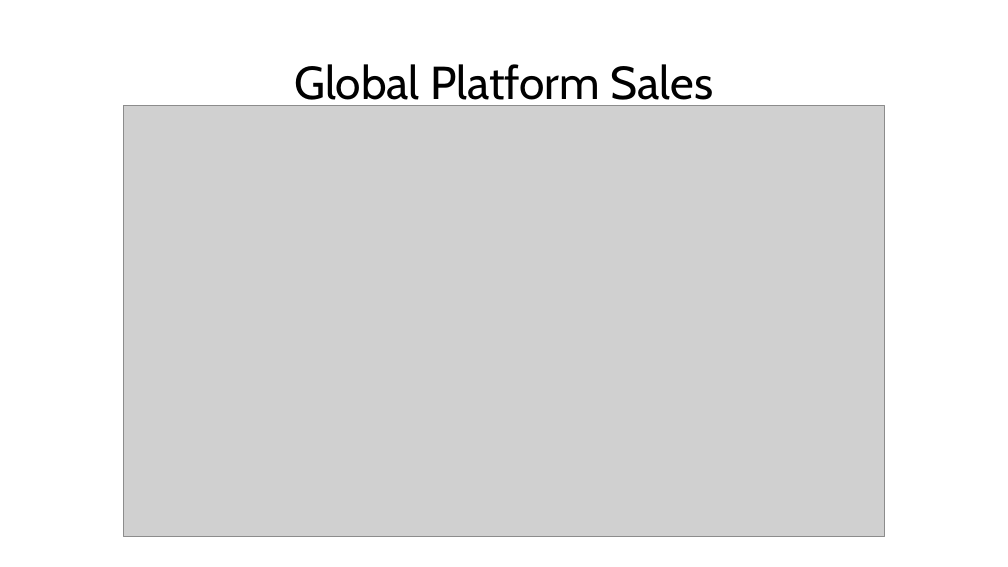
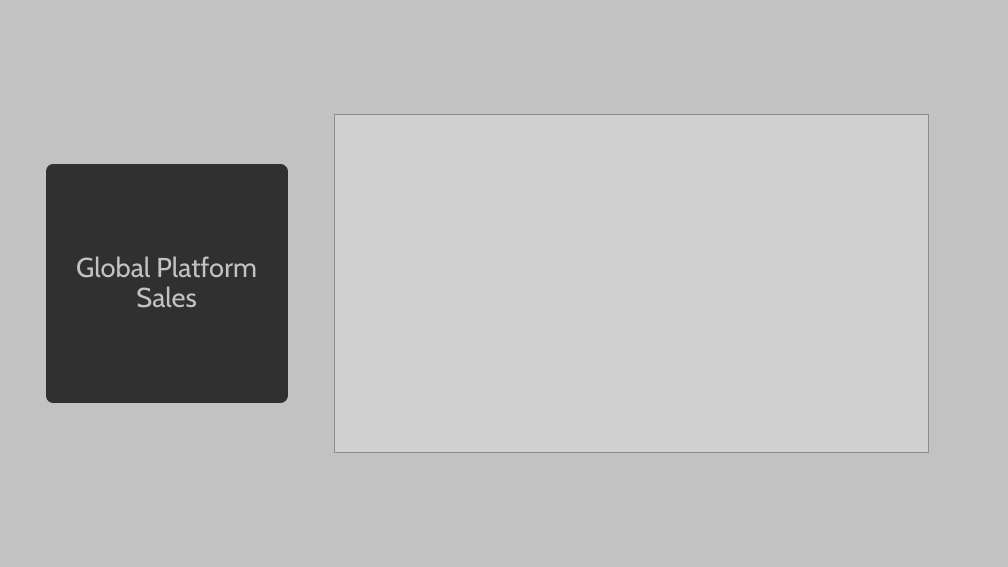
Before and after one commit to CymbalOfJoy/Project_1-Group_3, a slide deck: slide 3 of Power Point/Group 3 Presentation.pptx. Drawn at 1008x567 pixels with LibreOffice and Linux fonts; fonts in the diff are those of the drawing; grey boxes stand for pictures. Boxes give left, top, right and bottom in pixels: in the first picture for what was removed or moved away, otherwise in the second. Text is boxed around its words. In the diff, an @@ line names an element or a change of style, - is before the commit and + after.

```diff
--- a/Power Point/Group 3 Presentation.pptx
+++ b/Power Point/Group 3 Presentation.pptx
@@ background #FFFFFF to #C2C2C2 @@
@@ picture: place and size @@
-picture at <box>123,105,885,537</box>
+picture at <box>334,115,929,452</box>
@@ title "Global Platform Sales": place and size @@
-title "Global Platform Sales" at <box>294,64,714,110</box>
+title "Global Platform Sales" at <box>53,172,281,395</box>
@@ title "Global Platform Sales" at <box>53,172,281,395</box>: size 44 to 26 pt, text colour #000000 to #C2C2C2; fill none to #303030; outline none to #303030 13.75 pt @@
```
Also in this commit, not shown: 6 other slides changed, 6 slides added.
